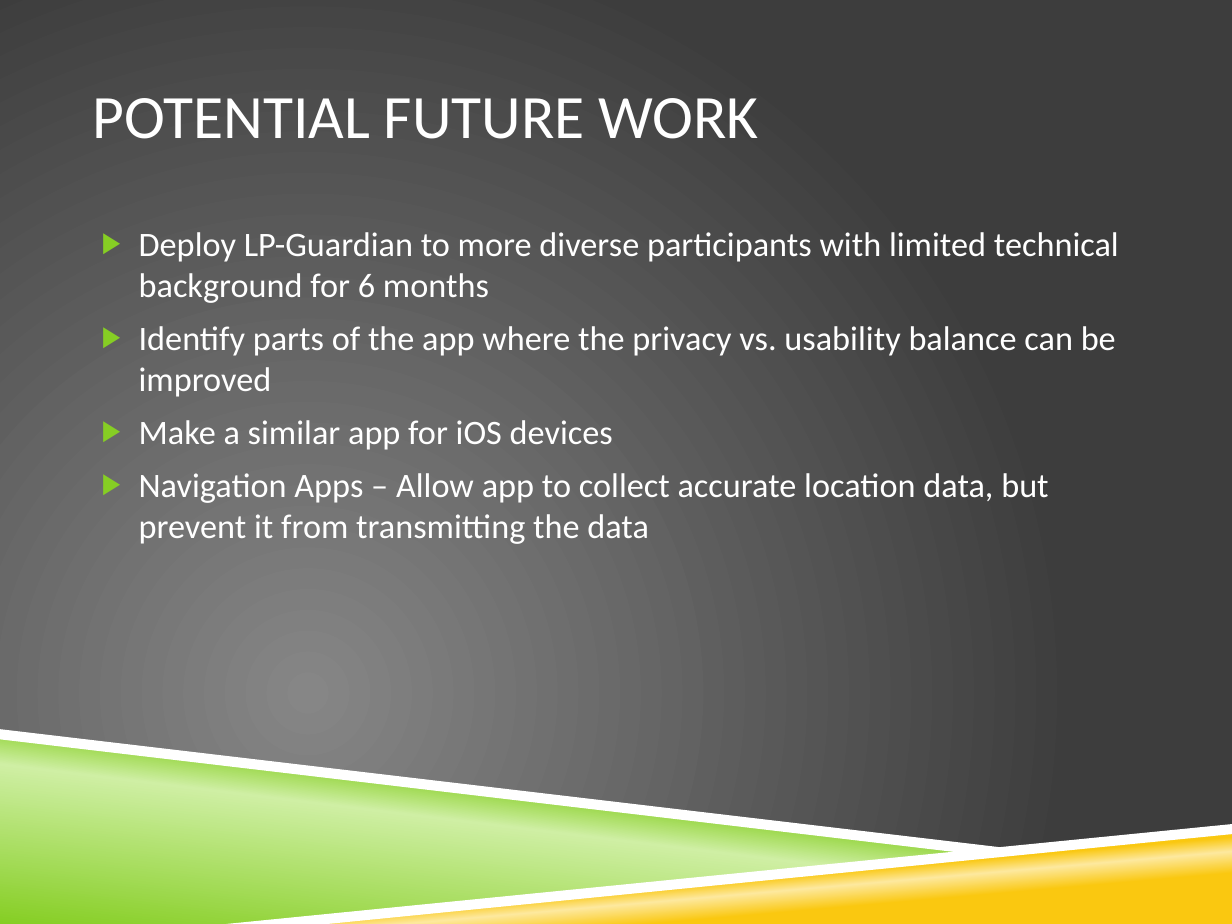
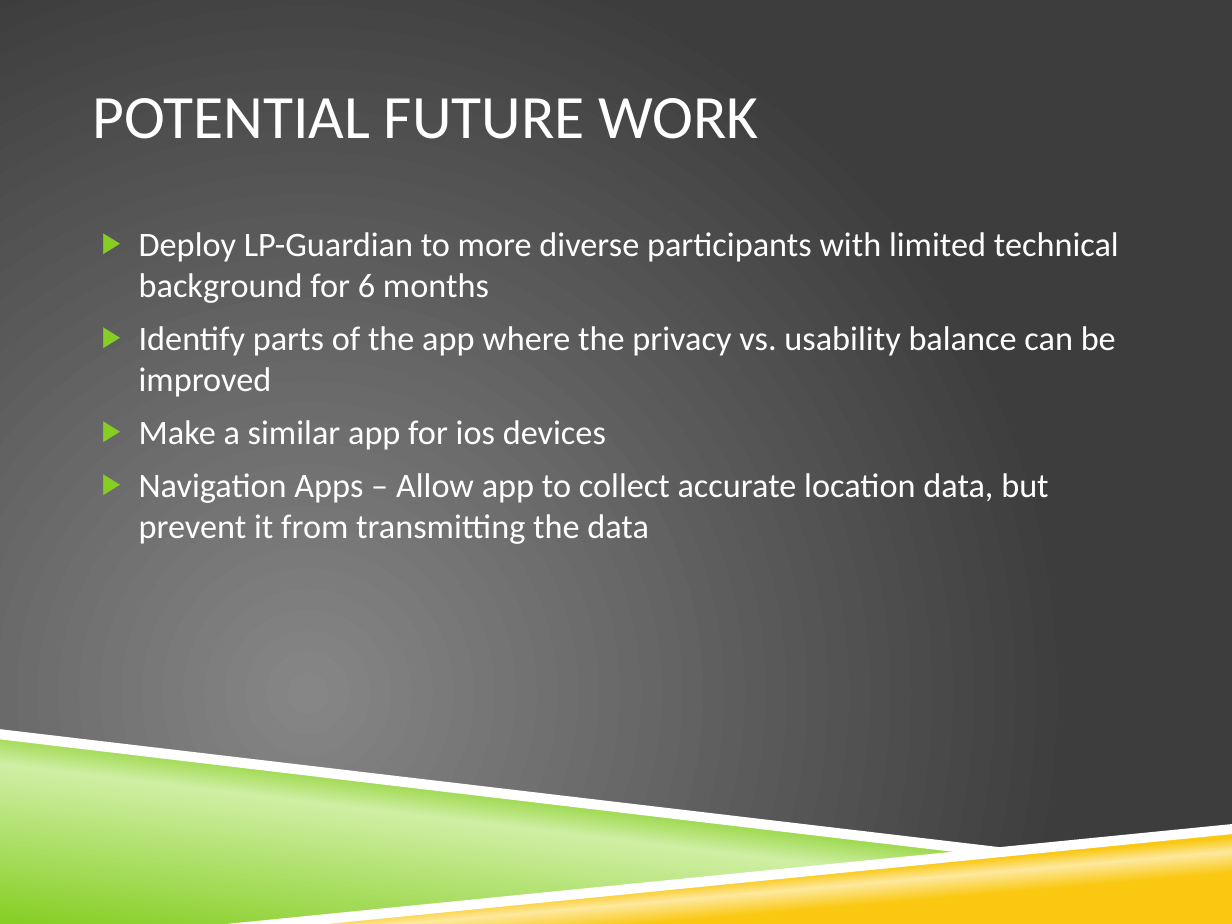
Before and after one commit to vfasburg/cse_825, a slide deck: slide 24 of PaperPresentation/Paper_Presentation_Fasburg_Reiff_Thomas.pptx (slide 22 before the commit). Drawn at 1232x924 pixels with LibreOffice and Linux fonts; fonts in the diff are those of the drawing; background and template pictures are left out. Boxes give left, top, right and bottom in pixels: in the first picture for what was removed or moved away, otherwise in the second. Text is boxed around its words. In the diff, an @@ line names an element or a change of style, - is before the commit and + after.

```diff
--- a/PaperPresentation/Paper_Presentation_Fasburg_Reiff_Thomas.pptx
+++ b/PaperPresentation/Paper_Presentation_Fasburg_Reiff_Thomas.pptx
@@ text at (139,420,606,450): text changed @@
-▶ Make a similar app for iOS devices
+▶ Make a similar app for ios devices
```
Also in this commit, not shown: 7 other slides changed, 3 slides added, 1 slide removed.
